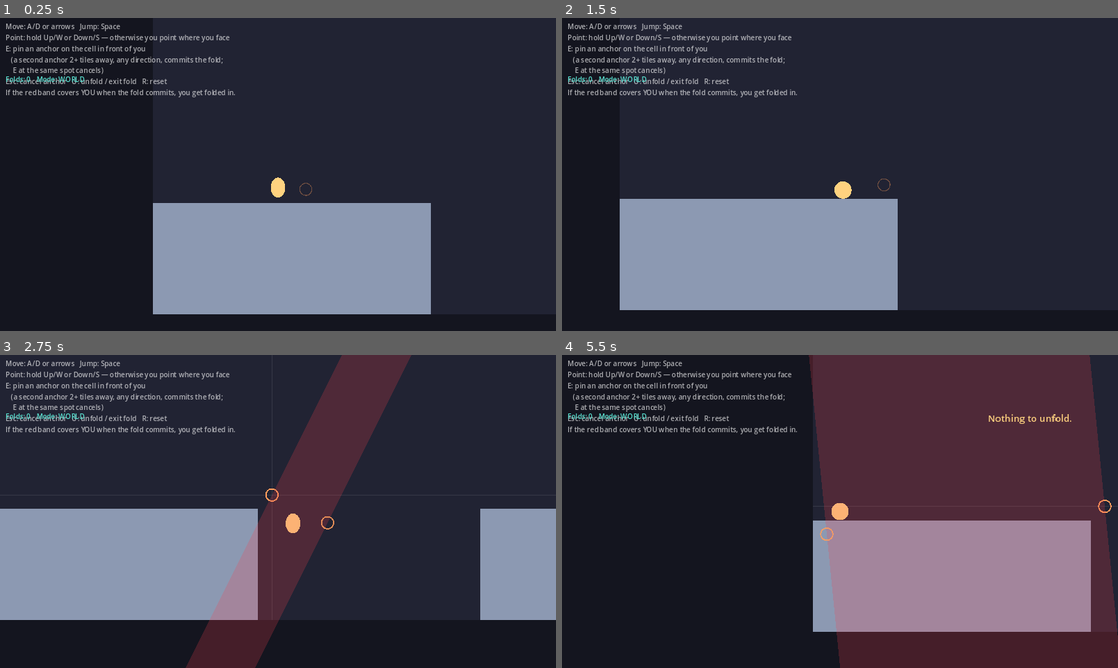
Above: before the commit, frames 1-4 (two rows, left to right).
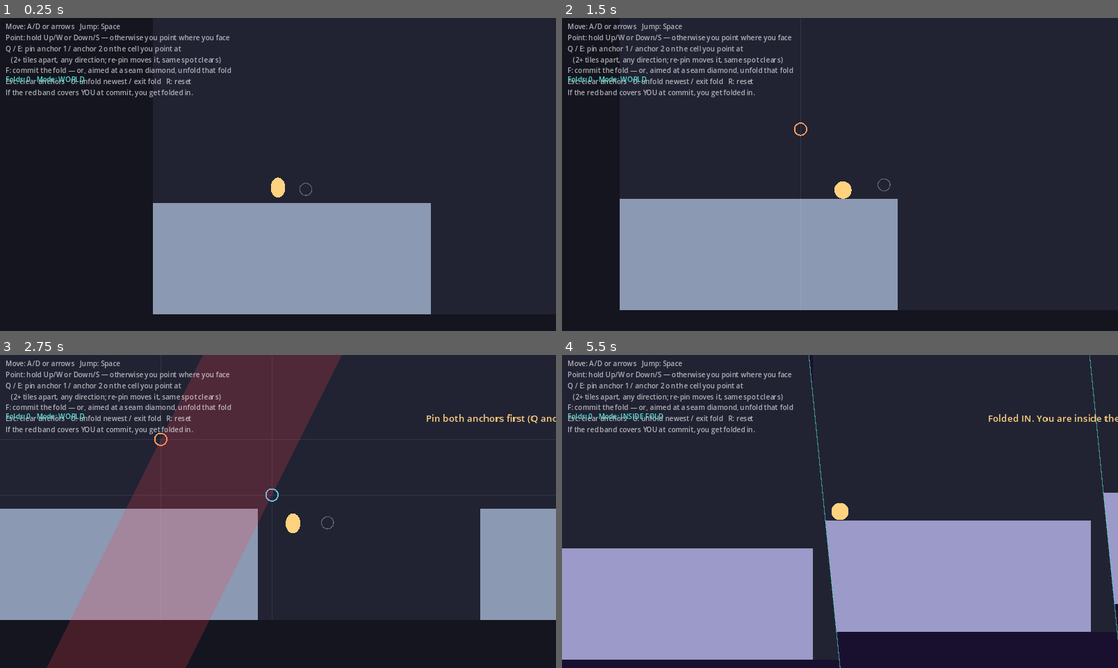
Above: after the commit, the same moments.

Repository: absent-mynd/puzzle
Game: Godot game, scene res://scenes/prototype/FoldPrototype.tscn
Same seed, same stepped clock (60 frames per second), same inputs: the game is played once before the commit and once after it. This scene is started directly instead of the project's main scene.
Inputs (mouse positions are in pixels of both pictures, inside the frame that each line leads up to):
- Up to frame 1 (0.25 s): no input
- Up to frame 2 (1.5 s): tap Enter (ui_accept) at 0.5, 0.77, 1.07 s; move the mouse to (962, 158) at 0.52 s; hold Right (ui_right) 0.53-1.25 s; hold Space (interact) 0.53-1.25 s; click (962, 158) at 0.67 s; tap Q at 0.8 s; drag from (728, 190) to (812, 237) at 1.27 s
- Up to frame 3 (2.75 s): move the mouse to (333, 442) at 2.02 s; hold Right (ui_right) from 2.03 s (still down); tap F at 2.1 s; tap E at 2.3 s
- Up to frame 4 (5.5 s): release Right (ui_right) at 2.75 s; drag from (812, 574) to (673, 464) at 2.77 s; move the mouse to (1006, 558) at 3.52 s; hold Left (ui_left) 3.53-4.25 s; hold U 3.53-4.25 s; tap Enter (ui_accept) at 3.77, 4.07 s; tap Space (interact) at 3.8 s; drag from (673, 464) to (756, 433) at 4.27 s; move the mouse to (867, 511) at 5.02 s; hold Down (ui_down) from 5.03 s (still down); tap Q at 5.1 s; click (867, 511) at 5.17 s; tap F at 5.3 s

The runs differ from the first frame. In frame 1, 1.6% of the frame differs, in the area x 1-57%, y 8-57%; in frame 2, 1.6%; in frame 3, 29%; in frame 4, 70%, in the area x 0-100%, y 0-100%.

Commit message:
Separate anchor placement from fold commitment; aimed unfolding
New input scheme: Q pins anchor 1, E pins anchor 2 (re-pinning moves
the anchor, pinning its own cell clears it), F (interact) commits the
pinned pair as a fold. Placement never commits, so the player's
position at COMMIT time decides ride vs folded-in - pin both anchors,
then deliberately stand inside or outside the band before folding.

F aimed at (or standing on) an active fold's seam diamond unfolds that
fold instead - any fold, not just the newest. Geometry is exact (pure
re-derivation without that fold); the player displacement for
non-newest folds uses the fold's own crease math, which is approximate
under overlapping later folds; depenetration absorbs or reverts.

Overlay: aim ring, aimed-seam highlight (F-will-unfold telegraph),
orange/blue slot rings with soft axis guides, band drawn between the
two pinned anchors. Esc clears both pendings.

Tests rebased to the new flow plus a new aimed-unfold test (17
prototype tests); full suite green.

Co-Authored-By: Claude Fable 5 <noreply@anthropic.com>
Claude-Session: https://claude.ai/code/session_01J4c1BdCKb3HsDcpkTu2WHG

Diff:
--- a/scripts/prototype/ProtoOverlay.gd
+++ b/scripts/prototype/ProtoOverlay.gd
@@ -25,12 +25,9 @@
 
 func _draw_seam_markers() -> void:
 	var cs: float = world.base.cell_size
-	for i in range(world.folds.size()):
-		var fold: Fold = world.folds[i]
-		var center := (Vector2(fold.meeting_pos) + Vector2(0.5, 0.5)) * cs
-		var is_last: bool = i == world.folds.size() - 1
-		var col := Color("59e0d0") if is_last else Color("59e0d0", 0.45)
-		_draw_diamond(center, 10.0, col)
+	for fold in world.folds:
+		var center: Vector2 = (Vector2(fold.meeting_pos) + Vector2(0.5, 0.5)) * cs
+		_draw_diamond(center, 10.0, Color("59e0d0"))
 
 
 func _draw_anchor_and_preview() -> void:
@@ -38,37 +35,54 @@
 	var world_px := Vector2(world.base.grid_size) * cs
 
 	# Where E would pin an anchor right now (follows pointing continuously).
+	# Where Q/E/F aim right now (follows pointing continuously).
 	var cand: Vector2i = world.candidate_anchor()
 	var cand_ok: bool = world.base.is_in_bounds(cand)
-	var cand_center := (Vector2(cand) + Vector2(0.5, 0.5)) * cs
 	if cand_ok:
-		draw_arc(cand_center, 14.0, 0, TAU, 24, Color("ff9d5c", 0.35), 2.0)
+		var cand_center: Vector2 = (Vector2(cand) + Vector2(0.5, 0.5)) * cs
+		draw_arc(cand_center, 14.0, 0, TAU, 24, Color(1, 1, 1, 0.30), 2.0)
 
-	if world.pending_anchor == null:
+	# Aimed seam: F here unfolds this fold.
+	var aimed = world.aimed_fold()
+	if aimed != null:
+		var m: Vector2 = (Vector2(aimed.meeting_pos) + Vector2(0.5, 0.5)) * cs
+		draw_arc(m, 17.0, 0, TAU, 24, Color("59e0d0"), 3.0)
+
+	# The two pending anchor slots (Q = orange, E = blue), with soft axis
+	# guides — folds may be diagonal; guides just help line up straight ones.
+	var slots: Array = [
+		{"cell": world.pending_a, "color": Color("ff9d5c")},
+		{"cell": world.pending_b, "color": Color("5cc8ff")},
+	]
+	var centers: Array = []
+	for s in slots:
+		if s["cell"] == null:
+			centers.append(null)
+			continue
+		var c: Vector2 = (Vector2(s["cell"]) + Vector2(0.5, 0.5)) * cs
+		centers.append(c)
+		var guide := Color(1, 1, 1, 0.08)
+		draw_line(Vector2(0, c.y), Vector2(world_px.x, c.y), guide, 1.0)
+		draw_line(Vector2(c.x, 0), Vector2(c.x, world_px.y), guide, 1.0)
+		draw_arc(c, 14.0, 0, TAU, 24, s["color"], 3.0)
+
+	if centers[0] == null or centers[1] == null:
 		return
-	var a: Vector2i = world.pending_anchor
-	var a_center := (Vector2(a) + Vector2(0.5, 0.5)) * cs
-	# Soft axis guides through the pending anchor (folds may also be diagonal;
-	# these just make deliberate axis-aligned folds easy to line up).
-	var guide := Color(1, 1, 1, 0.10)
-	draw_line(Vector2(0, a_center.y), Vector2(world_px.x, a_center.y), guide, 1.0)
-	draw_line(Vector2(a_center.x, 0), Vector2(a_center.x, world_px.y), guide, 1.0)
-	draw_arc(a_center, 14.0, 0, TAU, 24, Color("ff9d5c"), 3.0)
-
-	if not cand_ok or not ProtoCore.anchors_valid(a, cand):
+	if not ProtoCore.anchors_valid(world.pending_a, world.pending_b):
 		return
 	# Translucent band between the two crease lines: a parallelogram spanning
-	# well past the view, at whatever angle the anchor pair implies.
+	# well past the view, at whatever angle the anchor pair implies. F commits.
+	var a_center: Vector2 = centers[0]
+	var b_center: Vector2 = centers[1]
 	var band := Color(0.95, 0.25, 0.3, 0.22)
-	var n := (cand_center - a_center).normalized()
+	var n := (b_center - a_center).normalized()
 	var t := Vector2(-n.y, n.x)
 	var reach := world_px.length()
 	var quad := PackedVector2Array([
 		a_center + t * reach, a_center - t * reach,
-		cand_center - t * reach, cand_center + t * reach,
+		b_center - t * reach, b_center + t * reach,
 	])
 	draw_colored_polygon(quad, band)
-	draw_arc(cand_center, 14.0, 0, TAU, 24, Color("ff9d5c", 0.8), 3.0)
 
 
 ## Inside the subspace: mark the identified crease lines (the glue) so the
--- a/scripts/prototype/ProtoWorld.gd
+++ b/scripts/prototype/ProtoWorld.gd
@@ -40,7 +40,8 @@
 var folds: Array[Fold] = []
 var next_fold_id := 0
 var mode: Mode = Mode.WORLD
-var pending_anchor = null  # Vector2i or null
+var pending_a = null  # Vector2i or null — anchor slot 1 (Q)
+var pending_b = null  # Vector2i or null — anchor slot 2 (E)
 
 var current_pieces: Array[FoldedPiece] = []
 var wall_polys: Array = []
@@ -155,8 +156,12 @@
 func _unhandled_input(event: InputEvent) -> void:
 	if event is InputEventKey and event.pressed and not event.echo:
 		match event.physical_keycode:
+			KEY_Q:
+				place_pending(0, player.point_dir())
 			KEY_E:
-				place_anchor(player.point_dir())
+				place_pending(1, player.point_dir())
+			KEY_F:
+				commit_or_unfold(player.point_dir())
 			KEY_U:
 				if mode == Mode.SUBSPACE:
 					exit_subspace("Unfolded — you emerge where you walked to.")
@@ -166,7 +171,8 @@
 				if mode == Mode.SUBSPACE:
 					exit_subspace("Unfolded — you emerge where you walked to.")
 				else:
-					pending_anchor = null
+					pending_a = null
+					pending_b = null
 			KEY_R:
 				_reset()
 
@@ -184,24 +190,55 @@
 	return player_cell() + d * ANCHOR_REACH
 
 
-## Embodied anchor placement: first E pins an anchor, second E (somewhere
-## aligned) commits the fold. Pointing at the pending anchor again cancels it.
-func place_anchor(dir: Vector2i) -> void:
+## Pin (or move) one of the two pending anchors on the aimed cell. Pinning a
+## slot on its own current cell clears it. Placement never commits — commit is
+## a separate, deliberate act (F), so you can reposition anchors AND yourself
+## (inside the band to be folded in, outside to ride) before folding.
+func place_pending(slot: int, dir: Vector2i) -> void:
 	if mode != Mode.WORLD:
 		return
 	var cand := candidate_anchor(dir)
 	if not base.is_in_bounds(cand):
 		_show_flash("Nothing there to anchor to.")
 		return
-	if pending_anchor == null:
-		pending_anchor = cand
-	elif cand == pending_anchor:
-		pending_anchor = null
-	elif ProtoCore.anchors_valid(pending_anchor, cand):
-		do_fold(pending_anchor, cand)
-		pending_anchor = null
+	if slot == 0:
+		pending_a = null if pending_a != null and cand == pending_a else cand
 	else:
+		pending_b = null if pending_b != null and cand == pending_b else cand
+
+
+## The active fold whose seam anchor the player is aiming at (or standing on),
+## if any. Post-fold, both original anchors coincide at the meeting cell, so
+## "the anchor" of a folded fold = its seam diamond.
+func aimed_fold(dir: Vector2i = Vector2i.ZERO) -> Fold:
+	if mode != Mode.WORLD:
+		return null
+	var cand := candidate_anchor(dir)
+	var here := player_cell()
+	for fold in folds:
+		if fold.meeting_pos == cand or fold.meeting_pos == here:
+			return fold
+	return null
+
+
+## Interact (F): aimed at a seam anchor, unfold that fold; otherwise commit
+## the pending anchor pair as a new fold.
+func commit_or_unfold(dir: Vector2i) -> void:
+	if mode != Mode.WORLD:
+		return
+	var aimed := aimed_fold(dir)
+	if aimed != null:
+		unfold_fold(aimed)
+		return
+	if pending_a == null or pending_b == null:
+		_show_flash("Pin both anchors first (Q and E).")
+		return
+	if not ProtoCore.anchors_valid(pending_a, pending_b):
 		_show_flash("Anchors must be at least 2 tiles apart.")
+		return
+	do_fold(pending_a, pending_b)
+	pending_a = null
+	pending_b = null
 
 
 # ---------------------------------------------------------------------------
@@ -240,12 +277,23 @@
 	if folds.is_empty():
 		_show_flash("Nothing to unfold.")
 		return
-	var fold: Fold = folds.pop_back()
+	unfold_fold(folds.back())
+
+
+## Remove one active fold (any, not just the newest) and re-derive. Geometry
+## is exact — the replay is a pure function — but the PLAYER shift uses this
+## fold's own crease math, which is approximate when later folds have
+## rearranged the region; depenetration absorbs the error or reverts.
+func unfold_fold(fold: Fold) -> void:
+	var idx := folds.find(fold)
+	if idx < 0:
+		return
 	var shift := ProtoCore.unfold_shift(player.global_position, fold, CS)
+	folds.remove_at(idx)
 	rebuild_world()
 	var landed := ProtoCore.depenetrate(player.global_position + shift, ProtoPlayer.RADIUS, wall_polys)
 	if landed == Vector2.INF:
-		folds.append(fold)
+		folds.insert(idx, fold)
 		rebuild_world()
 		_show_flash("Unfold blocked — nowhere for you to land.")
 		return
@@ -265,7 +313,8 @@
 
 	world_geo.visible = false
 	world_solid.collision_layer = 0
-	pending_anchor = null
+	pending_a = null
+	pending_b = null
 	_bg.color = Color("191030")
 
 	var gap := fold.gap_distance()
@@ -357,7 +406,8 @@
 	if mode == Mode.SUBSPACE:
 		exit_subspace("")
 	folds.clear()
-	pending_anchor = null
+	pending_a = null
+	pending_b = null
 	rebuild_world()
 	player.teleport(_spawn, false)
 	_show_flash("Reset.")
@@ -386,11 +436,11 @@
 	var help := Label.new()
 	help.text = "Move: A/D or arrows   Jump: Space\n" \
 		+ "Point: hold Up/W or Down/S — otherwise you point where you face\n" \
-		+ "E: pin an anchor on the cell in front of you\n" \
-		+ "   (a second anchor 2+ tiles away, any direction, commits the fold;\n" \
-		+ "    E at the same spot cancels)\n" \
-		+ "Esc: cancel anchor   U: unfold / exit fold   R: reset\n" \
-		+ "If the red band covers YOU when the fold commits, you get folded in."
+		+ "Q / E: pin anchor 1 / anchor 2 on the cell you point at\n" \
+		+ "   (2+ tiles apart, any direction; re-pin moves it, same spot clears)\n" \
+		+ "F: commit the fold — or, aimed at a seam diamond, unfold that fold\n" \
+		+ "Esc: clear anchors   U: unfold newest / exit fold   R: reset\n" \
+		+ "If the red band covers YOU at commit, you get folded in."
 	help.position = Vector2(12, 8)
 	help.add_theme_color_override("font_color", Color(1, 1, 1, 0.65))
 	hud.add_child(help)
--- a/scripts/tests/test_proto_world.gd
+++ b/scripts/tests/test_proto_world.gd
@@ -51,32 +51,49 @@
 		"Moving inside the fold moved you in the world (dive-traversal v1)")
 
 
-func test_directional_anchor_placement_and_pinch() -> void:
+func test_two_slot_placement_then_commit_pinches() -> void:
 	# Player spawns in cell (4,12); reach is the adjacent cell, facing right.
-	world.place_anchor(Vector2i(1, 0))
-	assert_eq(world.pending_anchor, Vector2i(5, 12), "First anchor pins the cell in front")
-	world.place_anchor(Vector2i(1, 0))
-	assert_eq(world.pending_anchor, null, "Pointing at the pending anchor cancels it")
+	world.place_pending(0, Vector2i(1, 0))
+	assert_eq(world.pending_a, Vector2i(5, 12), "Q pins anchor 1 on the aimed cell")
+	world.place_pending(0, Vector2i(1, 0))
+	assert_eq(world.pending_a, null, "Re-pinning the same spot clears the slot")
 
-	world.place_anchor(Vector2i(1, 0))              # pin (5,12) again
+	world.place_pending(0, Vector2i(1, 0))          # (5,12) again
 	world.player.teleport(Vector2(8.5 * CS, 12.5 * CS), false)
-	world.place_anchor(Vector2i(1, 0))              # (9,12): gap 4
+	world.place_pending(1, Vector2i(1, 0))          # (9,12)
+	assert_eq(world.pending_b, Vector2i(9, 12), "E pins anchor 2 independently")
+	assert_eq(world.folds.size(), 0, "Placement alone never commits")
+
+	world.commit_or_unfold(Vector2i(0, -1))         # aim up: no seam there
 	assert_eq(world.mode, world.Mode.SUBSPACE,
-		"Player stood between the anchors: folded in")
+		"F with the player inside the band folds them in")
+	assert_eq(world.pending_a, null, "Pendings clear on commit")
 
 
-func test_too_close_second_anchor_keeps_pending() -> void:
-	world.place_anchor(Vector2i(1, 0))              # (5,12)
-	world.place_anchor(Vector2i(0, 1))              # (4,13): dist sqrt(2), too close
-	assert_eq(world.pending_anchor, Vector2i(5, 12),
-		"Too-close second anchor is rejected, pending kept")
-	assert_eq(world.folds.size(), 0, "No fold committed")
+func test_commit_requires_both_anchors_and_min_gap() -> void:
+	world.commit_or_unfold(Vector2i(1, 0))
+	assert_eq(world.folds.size(), 0, "No anchors pinned: nothing commits")
+
+	world.place_pending(0, Vector2i(1, 0))          # (5,12)
+	world.place_pending(1, Vector2i(0, 1))          # (4,13): dist sqrt(2)
+	world.commit_or_unfold(Vector2i(0, -1))
+	assert_eq(world.folds.size(), 0, "Too-close pair is rejected at commit")
+	assert_eq(world.pending_a, Vector2i(5, 12), "Pendings kept for adjustment")
+
+
+func test_interact_aimed_at_seam_unfolds_that_fold() -> void:
+	world.do_fold(Vector2i(20, 12), Vector2i(28, 12))  # seam anchor at (24,12)
+	assert_eq(world.folds.size(), 1, "Fold active")
+	world.player.teleport(Vector2(23.5 * CS, 12.5 * CS), false)
+	world.commit_or_unfold(Vector2i(1, 0))          # aiming at the seam diamond
+	assert_eq(world.folds.size(), 0, "F aimed at the seam anchor unfolds it")
 
 
 func test_off_axis_anchor_pair_makes_a_diagonal_fold() -> void:
-	world.place_anchor(Vector2i(1, 0))              # (5,12)
+	world.place_pending(0, Vector2i(1, 0))          # (5,12)
 	world.player.teleport(Vector2(7.5 * CS, 10.5 * CS), false)
-	world.place_anchor(Vector2i(1, 0))              # (8,10): off-axis, dist ~3.6
+	world.place_pending(1, Vector2i(1, 0))          # (8,10): off-axis, dist ~3.6
+	world.commit_or_unfold(Vector2i(0, -1))
 	assert_eq(world.mode, world.Mode.SUBSPACE, "Off-axis pinch folds the player in")
 	assert_eq(world.sub_fold.orientation, "diagonal", "The committed fold is diagonal")
 
Not shown, changed: STATUS.md
Not shown, changed: scripts/prototype/README.md
